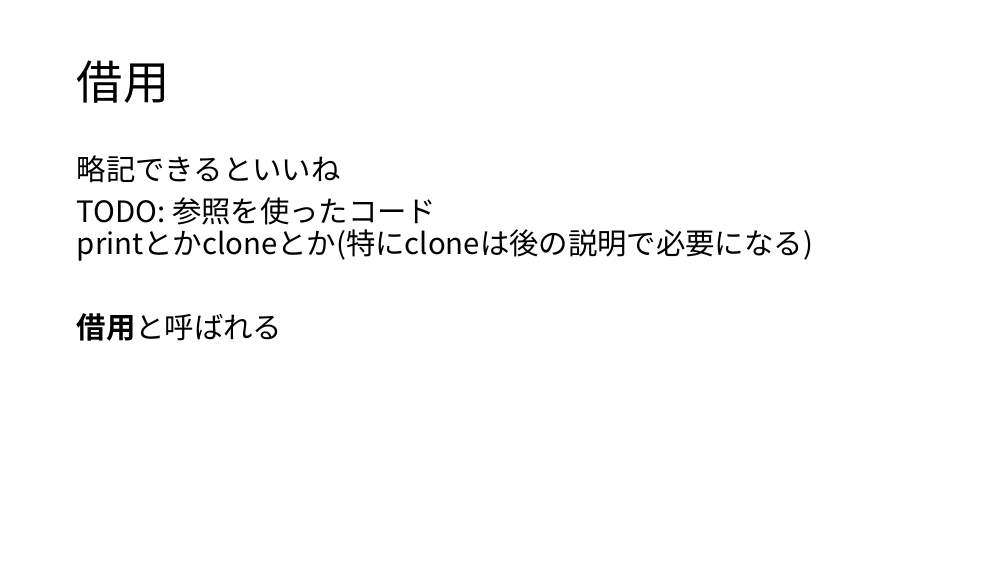
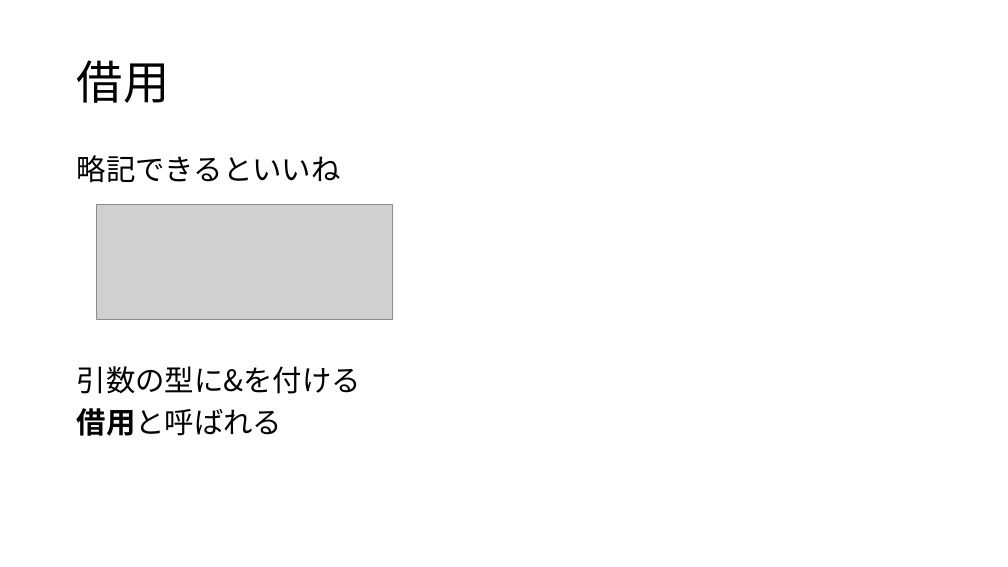
Before and after one commit to crs-kouhou/zatsu_game_engine, a slide deck: slide 23 of zatsuGE_pptx/初期化と解放.pptx (slide 19 before the commit). Drawn at 1008x567 pixels with LibreOffice and Linux fonts; fonts in the diff are those of the drawing; grey boxes stand for pictures. Boxes give left, top, right and bottom in pixels: in the first picture for what was removed or moved away, otherwise in the second. Text is boxed around its words. In the diff, an @@ line names an element or a change of style, - is before the commit and + after.

```diff
--- a/zatsuGE_pptx/初期化と解放.pptx
+++ b/zatsuGE_pptx/初期化と解放.pptx
@@ picture added at (x1=97, y1=205, x2=393, y2=320) @@
@@ text at (x1=77, y1=366, x2=361, y2=394): text changed @@
-TODO: 参照を使ったコード
-printとかcloneとか(特にcloneは後の説明で必要になる)
+引数の型に&を付ける
```
Also in this commit, not shown: 11 other slides changed, 4 slides added, 2 other files.
